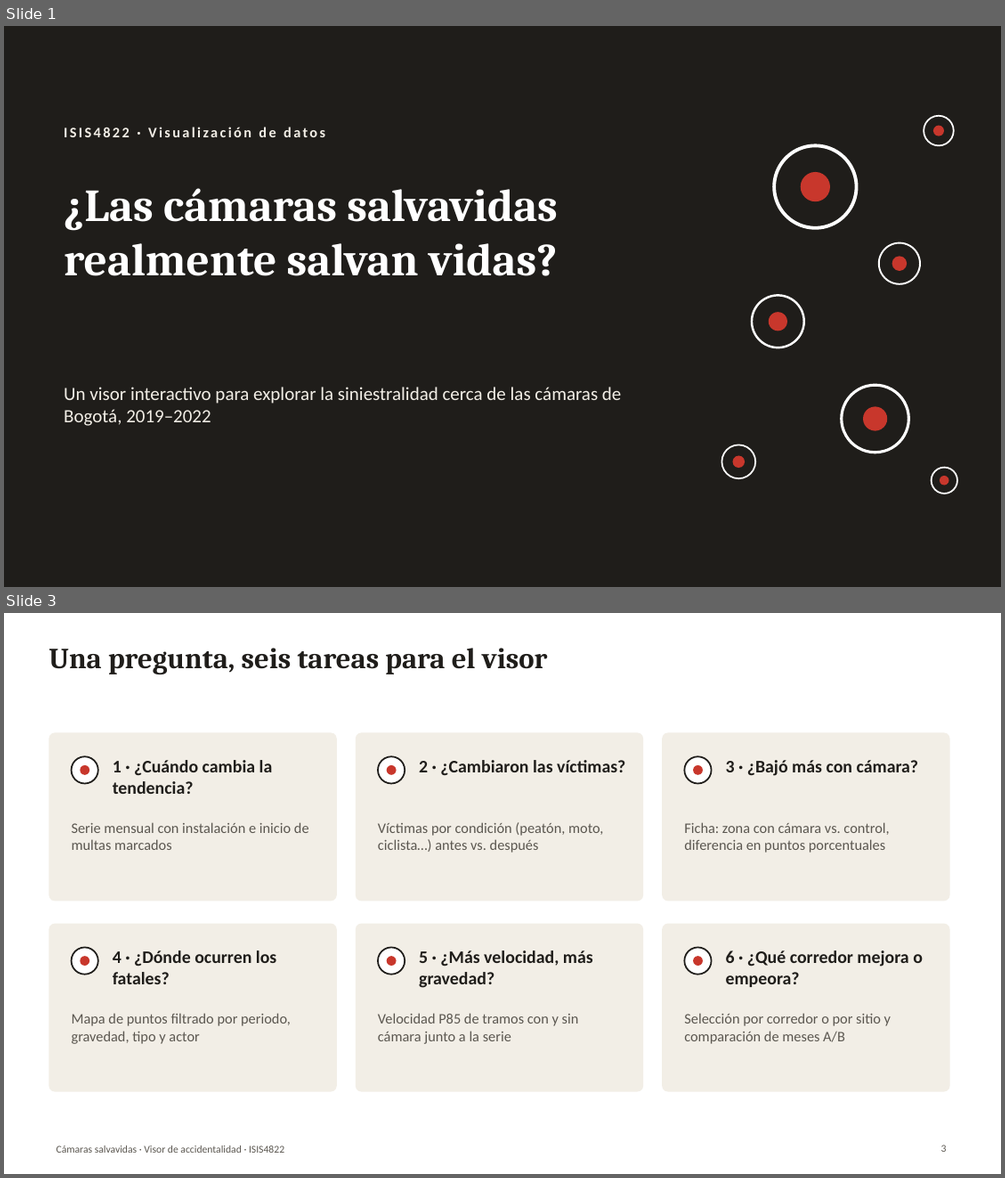
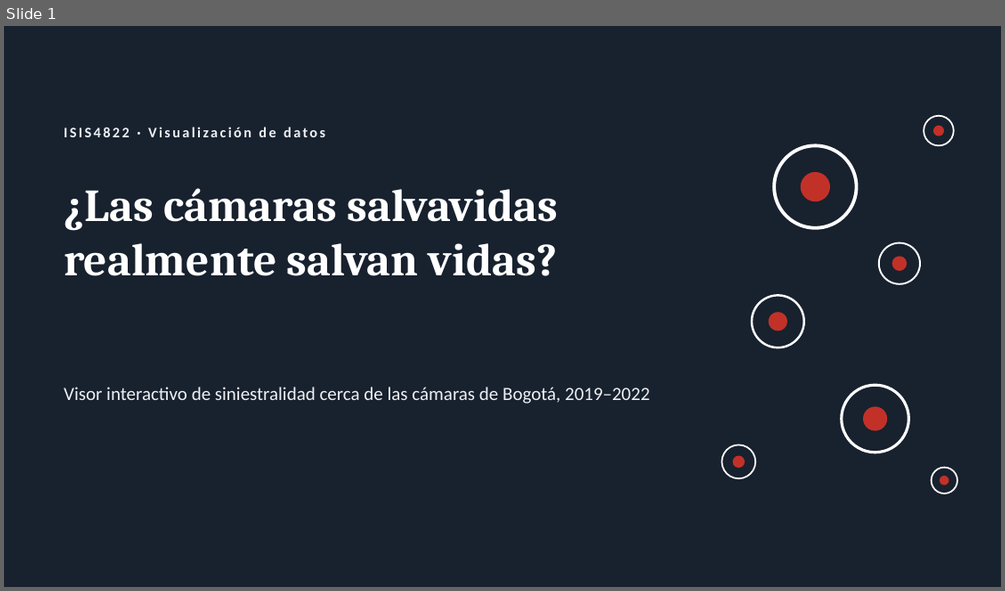
Before and after one commit to DiegoMunevar2007/ISIS4822-Accidentalidad, a slide deck: presentacion/Visor_Camaras_Salvavidas.pptx. Shown one above the other, each under a label of ours: slides 1 and 3 before the commit, slide 1 after it; the slides between them are not shown. The pictures are 1005x1178 and 1005x591 pixels, drawn with LibreOffice and Linux fonts; fonts in the diff are those of the drawing. Boxes give left, top, right and bottom in pixels: in the first picture for what was removed or moved away, otherwise in the second. Text is boxed around its words. In the diff, an @@ line names an element or a change of style, - is before the commit and + after.

```diff
--- a/presentacion/Visor_Camaras_Salvavidas.pptx
+++ b/presentacion/Visor_Camaras_Salvavidas.pptx
@@ slide 3 removed at box(4, 613, 1001, 1174), background #FFFFFF @@
@@ title removed at box(48, 648, 548, 674) @@
-Una pregunta, seis tareas para el visor
@@ rounded rectangle removed at box(48, 732, 337, 900) @@
@@ rounded rectangle removed at box(356, 732, 643, 900) @@
@@ rounded rectangle removed at box(662, 732, 950, 900) @@
@@ ellipse removed at box(72, 756, 98, 784) @@
@@ ellipse removed at box(81, 765, 90, 775) @@
@@ text removed at box(113, 760, 273, 794) @@
-1 · ¿Cuándo cambia la tendencia?
@@ ellipse removed at box(378, 756, 404, 784) @@
@@ ellipse removed at box(387, 765, 396, 775) @@
@@ text removed at box(419, 760, 625, 776) @@
-2 · ¿Cambiaron las víctimas?
@@ ellipse removed at box(685, 756, 712, 784) @@
@@ ellipse removed at box(694, 765, 704, 775) @@
@@ text removed at box(726, 760, 919, 776) @@
-3 · ¿Bajó más con cámara?
@@ text removed at box(72, 822, 309, 850) @@
-Serie mensual con instalación e inicio de multas marcados
@@ text removed at box(378, 822, 603, 852) @@
-Víctimas por condición (peatón, moto, ciclista…) antes vs. después
@@ text removed at box(684, 822, 889, 852) @@
-Ficha: zona con cámara vs. control, diferencia en puntos porcentuales
@@ rounded rectangle removed at box(48, 924, 337, 1092) @@
@@ rounded rectangle removed at box(356, 924, 643, 1092) @@
@@ rounded rectangle removed at box(662, 924, 950, 1092) @@
@@ ellipse removed at box(72, 948, 98, 974) @@
@@ ellipse removed at box(81, 957, 90, 966) @@
@@ text removed at box(113, 950, 276, 984) @@
-4 · ¿Dónde ocurren los fatales?
@@ ellipse removed at box(378, 948, 404, 974) @@
@@ ellipse removed at box(387, 957, 396, 966) @@
@@ text removed at box(419, 950, 593, 988) @@
-5 · ¿Más velocidad, más gravedad?
@@ ellipse removed at box(685, 948, 712, 974) @@
@@ ellipse removed at box(694, 957, 704, 966) @@
@@ text removed at box(726, 950, 922, 987) @@
-6 · ¿Qué corredor mejora o empeora?
@@ text removed at box(72, 1013, 291, 1044) @@
-Mapa de puntos filtrado por periodo, gravedad, tipo y actor
@@ text removed at box(378, 1013, 579, 1044) @@
-Velocidad P85 de tramos con y sin cámara junto a la serie
@@ text removed at box(684, 1013, 890, 1044) @@
-Selección por corredor o por sitio y comparación de meses A/B
@@ text removed at box(57, 1145, 284, 1152) @@
-Cámaras salvavidas · Visor de accidentalidad · ISIS4822
@@ page number removed at box(941, 1144, 947, 1151) @@
-3
@@ slide 1 changed as well @@
@@ background #1F1D1A to #18212E @@
@@ text "ISIS4822 · Visualización de datos" at box(64, 127, 325, 137): text colour #F2EEE6 to #EDF0F4 @@
@@ text at box(64, 386, 649, 403): text changed; text colour #F2EEE6 to #EDF0F4 @@
-Un visor interactivo para explorar la siniestralidad cerca de las cámaras de Bogotá, 2019–2022
+Visor interactivo de siniestralidad cerca de las cámaras de Bogotá, 2019–2022
@@ fill #1F1D1A to #18212E in 7 elements at box(774, 145, 857, 228), box(879, 243, 920, 284), box(752, 295, 804, 347), box(841, 385, 909, 452), box(923, 116, 954, 145), box(722, 445, 755, 478), box(931, 467, 957, 493) @@
@@ fill #C8372C to #C23128 in 7 elements at box(801, 172, 830, 201), box(892, 257, 907, 272), box(769, 312, 787, 330), box(863, 407, 887, 431), box(933, 126, 944, 136), box(732, 455, 744, 467), box(939, 475, 949, 485) @@
```
Also in this commit, not shown: 4 other slides changed, 7 slides added, 9 other slides removed, 17 other files.
